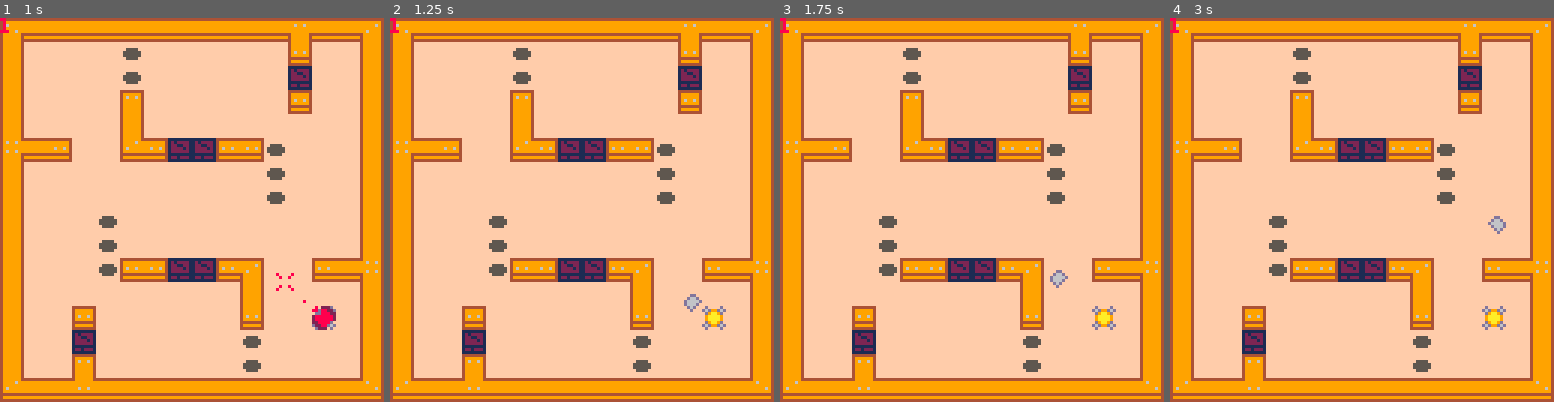
Above: before the commit, frames 1-4 (left to right).
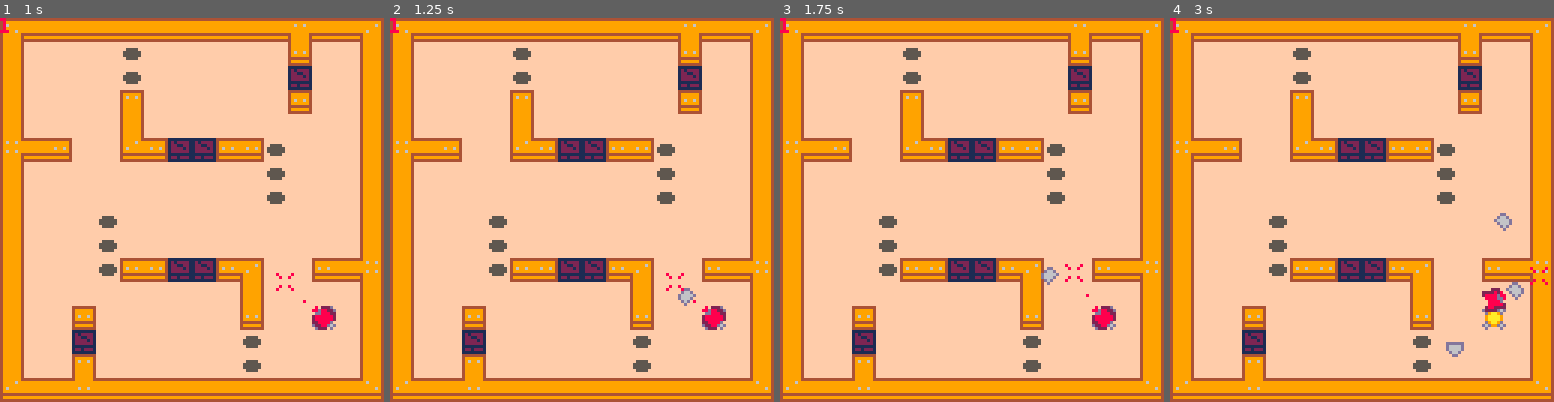
Above: after the commit, the same moments.

Repository: TizianoBR/tanks
Game: PICO-8 cartridge tanks.p8
Two runs of this game, one before a commit and one after it. Both use one fixed random seed, a clock stepped at 60 frames per second and the inputs below.
Inputs:
- Up to frame 1 (1 s): tap X (X key) at 0.33 s; tap O (Z key) at 0.7 s
- Up to frame 2 (1.25 s): tap X (X key) at 1.07 s
- Up to frame 3 (1.75 s): hold Right from 1.6 s (still down); tap O (Z key) at 1.7 s
- Up to frame 4 (3 s): tap X (X key) at 1.85, 2.97 s; release Right at 2.1 s; tap O (Z key) at 2.1, 2.5, 2.9 s; hold Up 2.15-2.42 s; hold Right from 2.47 s (still down)

Frame 1 is identical in both runs. In frame 2, 0.5% of the frame differs, in the area x 71-88%, y 66-82%; in frame 3, 0.5%; in frame 4, 0.8%, in the area x 71-99%, y 50-89%.

Commit message:
fix movement and bullet spawn

Diff:
--- a/tanks.p8
+++ b/tanks.p8
@@ -278,8 +278,8 @@
  --at once
  if btnp(❎) and #bull<4 then
   add(bull,{
-   x=plr.x+cos(plr.dir)*4,
-   y=plr.y+sin(plr.dir)*4,
+   x=plr.x+cos(plr.dir)*7,
+   y=plr.y+sin(plr.dir)*7,
    dir=plr.dir,
    explode=false,
    bounce=false})
@@ -302,15 +302,13 @@
 function move_plr(speed)
  local pos=plr.x
  plr.x+=cos(plr.dir)*speed
- if m_collide(plr,6,0) or
-  e_collide(plr,6)[1]=="t" then
+ if m_collide(plr,6,0) then
   plr.x=pos
  end
 
  pos=plr.y
  plr.y+=sin(plr.dir)*speed
- if m_collide(plr,6,0) or
-  e_collide(plr,6)[1]=="t" then
+ if m_collide(plr,6,0) then
   plr.y=pos
  end
 end
Not shown, changed: tanks.js
